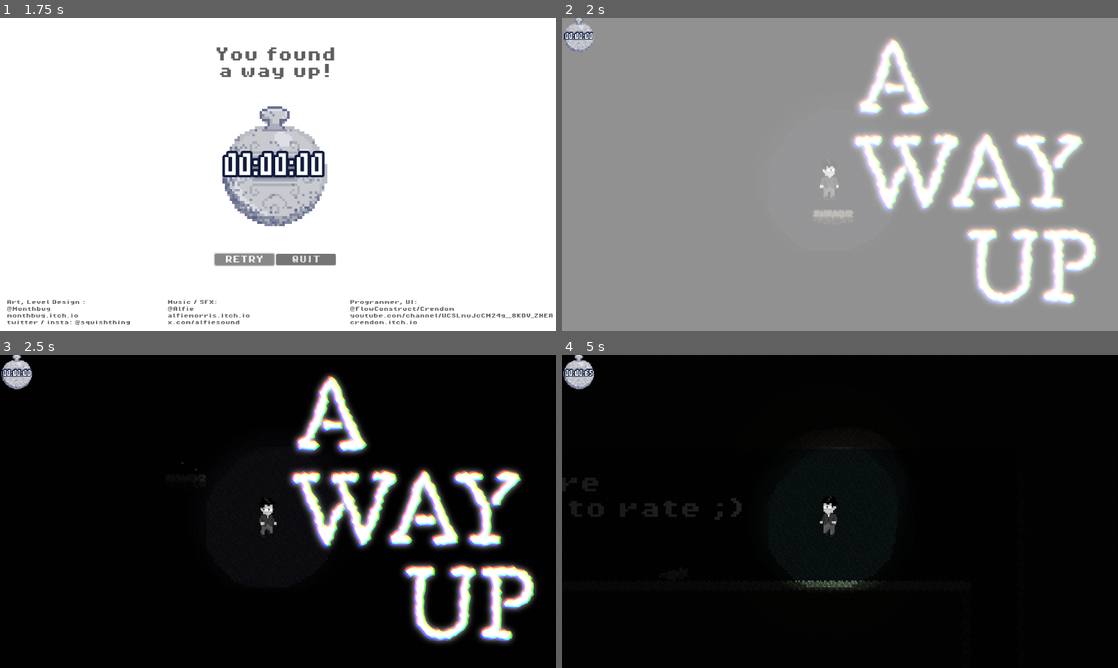
Above: before the commit, frames 1-4 (two rows, left to right).
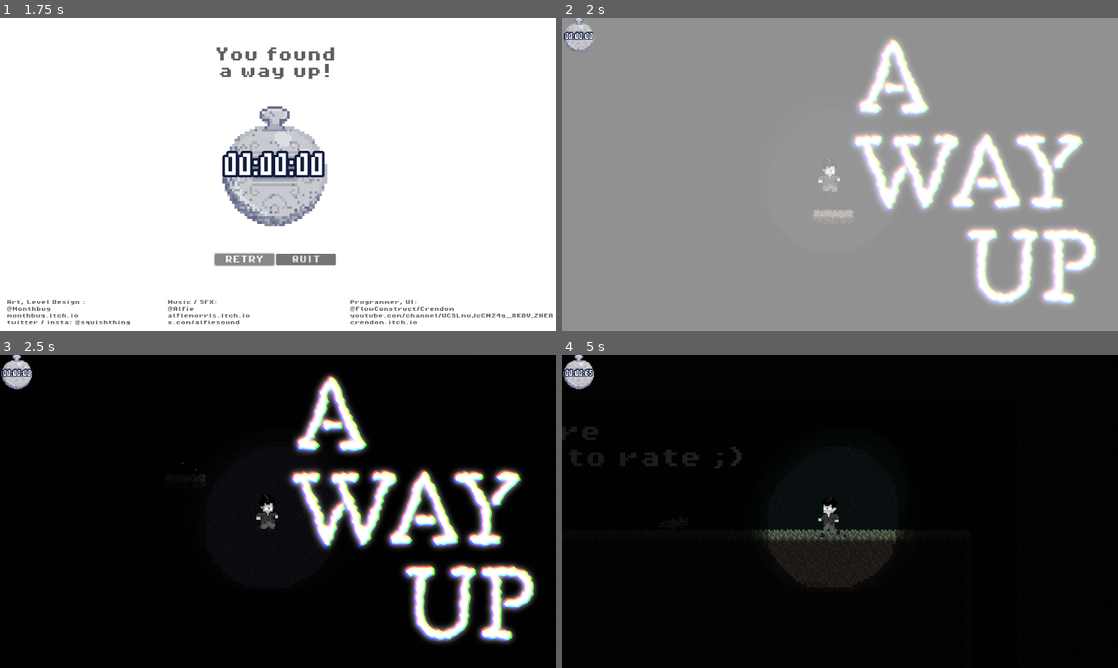
Above: after the commit, the same moments.

Repository: Sarcafl/CaveGame
Game: Godot game, scene res://Scenes/end_screen.tscn
Two runs of this game, one before a commit and one after it. Both use one fixed random seed, a clock stepped at 60 frames per second and the inputs below. This scene is started directly instead of the project's main scene. Sound files missing from this copy of the repository are replaced by a short silence.
Inputs:
- Up to frame 1 (1.75 s): click "RETRY" at 0.5 s; click "RETRY" at 1.25 s
- Up to frame 2 (2 s): no input
- Up to frame 3 (2.5 s): hold D (right) from 2.03 s (still down); hold Space (jump) from 2.03 s (still down)
- Up to frame 4 (5 s): release Space (jump) at 2.78 s; tap Space (jump) at 2.85, 3.02, 3.32, 4.35, 4.52, 4.82 s; tap Enter at 3.5 s; release D (right) at 3.53 s; hold Space (jump) 3.53-4.28 s; hold A (left) from 3.53 s (still down)

Frame 1 is identical in both runs. In frame 2, less than 0.1% of the frame differs, in the area x 46-50%, y 47-58%; in frame 3, 0.2%; in frame 4, 2.3%, in the area x 0-62%, y 29-76%.

Commit message:
Final Polishes

Diff:
--- a/Scenes/Menu.gd
+++ b/Scenes/Menu.gd
@@ -15,6 +15,7 @@
 var targetScene : String = ""
 
 func _ready():
+	if not Ambience.playing : Ambience.play()
 	Music.stopMusic()
 	pass
 
--- a/Scenes/ambience.tscn
+++ b/Scenes/ambience.tscn
@@ -6,4 +6,4 @@
 stream = ExtResource("1_iouhp")
 volume_db = -6.0
 autoplay = true
-bus = &"Music"
+bus = &"SFX"
--- a/Scenes/end_screen.gd
+++ b/Scenes/end_screen.gd
@@ -2,6 +2,8 @@
 
 
 @onready var audio_play = $audio_play
+@onready var audio_birds = $audio_birds
+
 @onready var watchLabel = $VBoxContainer/Stopwatch/CenterContainer/WatchLabel
 @onready var mainLabel = $VBoxContainer/MainLabel
 @onready var colorRect = $ColorRect
@@ -15,12 +17,15 @@
 func _ready():
 	#var runTime = SpeedrunTimer.time
 	watchLabel.text = SpeedrunTimer._getFormattedTime()
+	SpeedrunTimer.reset_timer()
 	#Fader._fade(0.5, false, false)
 
 	match(SafeSceneLoader.endingIndex):
 		0:
 			mainLabel.text = "You found\na way up!"
 			colorRect.color = Color.WHITE
+			Ambience.stop()
+			audio_birds.play()
 		1:
 			mainLabel.text = "You descend\ninto the cave"
 			colorRect.color = Color.BLACK
--- a/Scenes/end_screen.tscn
+++ b/Scenes/end_screen.tscn
@@ -1,10 +1,11 @@
-[gd_scene load_steps=9 format=3 uid="uid://dpfm2lkii78aq"]
+[gd_scene load_steps=10 format=3 uid="uid://dpfm2lkii78aq"]
 
 [ext_resource type="Texture2D" uid="uid://ce5jqg3caoak0" path="res://Jupiner/Stopwatch.png" id="1_bt7ln"]
 [ext_resource type="FontFile" uid="uid://c848rr8k6es68" path="res://Assets/Font/PixelOperator8-Bold.ttf" id="1_im4t3"]
 [ext_resource type="Script" path="res://Scenes/end_screen.gd" id="1_px5gm"]
 [ext_resource type="FontFile" uid="uid://dcss2hcegpd71" path="res://Assets/Font/MinimalPixel v2.ttf" id="2_npgqt"]
 [ext_resource type="AudioStream" uid="uid://cg4m53tyuw2rc" path="res://Assets/Alfie Music and sfx/sfx/main_menu/menu_startgame.wav" id="5_41la4"]
+[ext_resource type="AudioStream" uid="uid://caimmgqvwxhif" path="res://Assets/Alfie Music and sfx/music/birds_loop.ogg" id="6_kn0f5"]
 
 [sub_resource type="LabelSettings" id="LabelSettings_5xu6m"]
 font = ExtResource("1_im4t3")
@@ -165,5 +166,10 @@
 volume_db = -8.0
 bus = &"SFX"
 
+[node name="audio_birds" type="AudioStreamPlayer" parent="."]
+stream = ExtResource("6_kn0f5")
+volume_db = 3.0
+bus = &"SFX"
+
 [connection signal="pressed" from="VBoxContainer/HBoxContainer/Play" to="." method="_on_play_pressed"]
 [connection signal="pressed" from="VBoxContainer/HBoxContainer/Quit" to="." method="_on_quit_pressed"]
--- a/Scenes/music.tscn
+++ b/Scenes/music.tscn
@@ -1,7 +1,8 @@
-[gd_scene load_steps=3 format=3 uid="uid://oyyfq6pmiehy"]
+[gd_scene load_steps=4 format=3 uid="uid://oyyfq6pmiehy"]
 
 [ext_resource type="AudioStream" uid="uid://vptxu2jyn512" path="res://Assets/Alfie Music and sfx/music/level_one_music.ogg" id="1_7e7h4"]
 [ext_resource type="Script" path="res://Scenes/music.gd" id="1_qacgd"]
+[ext_resource type="AudioStream" uid="uid://d2xos23n6yrwq" path="res://Assets/Alfie Music and sfx/music/level_two_music.ogg" id="3_vd71a"]
 
 [node name="Music" type="Node" node_paths=PackedStringArray("music")]
 script = ExtResource("1_qacgd")
@@ -13,6 +14,6 @@
 bus = &"Music"
 
 [node name="audio_two" type="AudioStreamPlayer" parent="."]
-stream = ExtResource("1_7e7h4")
+stream = ExtResource("3_vd71a")
 volume_db = -6.0
 bus = &"Music"
--- a/Scenes/optionsmenu.tscn
+++ b/Scenes/optionsmenu.tscn
@@ -62,7 +62,7 @@
 [node name="MUSIC" type="Button" parent="MarginContainer/VBoxContainer"]
 layout_mode = 2
 theme_override_fonts/font = ExtResource("2_iqhq7")
-text = "ATMOSPHERE"
+text = "MUSIC"
 
 [node name="HSlider2" type="HSlider" parent="MarginContainer/VBoxContainer/MUSIC"]
 layout_mode = 2
--- a/Scripts/AnimationDebugLabel.gd
+++ b/Scripts/AnimationDebugLabel.gd
@@ -5,7 +5,8 @@
 
 
 func _process(delta):
-	var current_animation = animation_tree.get("parameters/playback/current_animation")
-	if current_animation == null:
-		current_animation = "None"
-	text = "Animation: " + current_animation
+	#var current_animation = animation_tree.get("parameters/playback/current_animation")
+	#if current_animation == null:
+		#current_animation = "None"
+	#text = "Animation: " + current_animation
+	pass
--- a/Scripts/Character/AirState.gd
+++ b/Scripts/Character/AirState.gd
@@ -15,7 +15,7 @@
 
 var has_double_jumped = false
 var is_wall_sliding = false
-var fall_time: float = 0.5  # Time after which free fall animation should be triggered
+var fall_time: float = 0.12  # Time after which free fall animation should be triggered
 var fall_timer: float = 0.0
 
 func state_process(delta):
@@ -32,10 +32,8 @@
 
 func state_input(event: InputEvent):
 	if event.is_action_pressed("jump"):
-		if is_wall_sliding:
-			perform_wall_jump()
-		elif not has_double_jumped:
-			double_jump()
+		if is_wall_sliding: perform_wall_jump()
+		elif not has_double_jumped: double_jump()
 
 func on_enter():
 	fall_timer = 0.0  # Reset the fall timer
Not shown, added: Assets/Alfie Music and sfx/music/birds_loop.ogg.import
Not shown, added: Assets/Alfie Music and sfx/music/level_two_music.ogg.import
Not shown, added: Assets/Alfie Music and sfx/music/wind_loop.ogg.import
Binary file added: Jupiner/Menu_Artwork_Logo.png
Not shown, added: Jupiner/Menu_Artwork_Logo.png.import
Not shown, changed: Scenes/Levels/level_three.tscn
Not shown, added: Assets/Alfie Music and sfx/music/birds_loop.ogg
Not shown, added: Assets/Alfie Music and sfx/music/level_two_music.ogg
Not shown, added: Assets/Alfie Music and sfx/music/wind_loop.ogg
